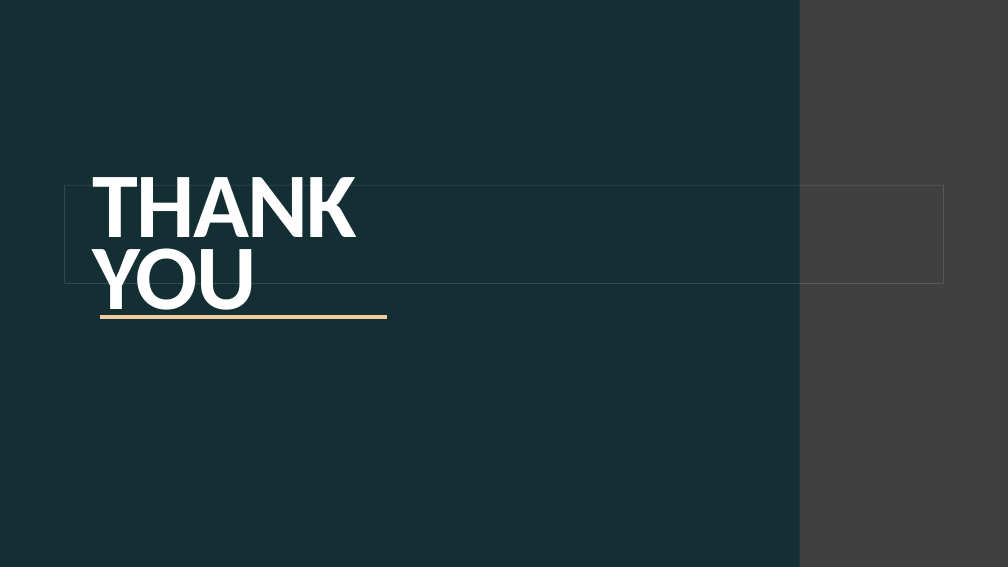
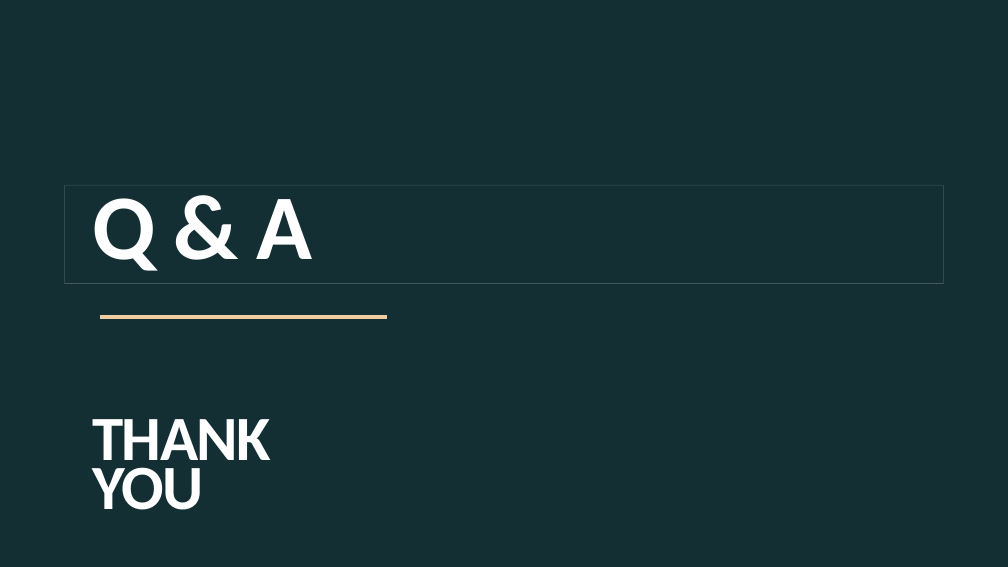
Before and after one commit to khutula/Medical-Insurance-Costs, a slide deck: slide 16 of documents/Medical Insurance Cost.pptx (slide 14 before the commit). Drawn at 1008x567 pixels with LibreOffice and Linux fonts; fonts in the diff are those of the drawing; background and template pictures are left out. Boxes give left, top, right and bottom in pixels: in the first picture for what was removed or moved away, otherwise in the second. Text is boxed around its words. In the diff, an @@ line names an element or a change of style, - is before the commit and + after.

```diff
--- a/documents/Medical Insurance Cost.pptx
+++ b/documents/Medical Insurance Cost.pptx
@@ title "Q & A THANK YOU": place and size @@
-title "Q & A THANK YOU" at <box>0,0,800,567</box>
+title "Q & A THANK YOU" at <box>0,0,1008,567</box>
@@ title at <box>92,198,312,510</box>: text changed; size 88 to 60 pt @@
-THANK
-YOU
+Q & A
+THANK
+YOU
```
Also in this commit, not shown: 4 other slides changed, 10 slides added, 8 slides removed.
